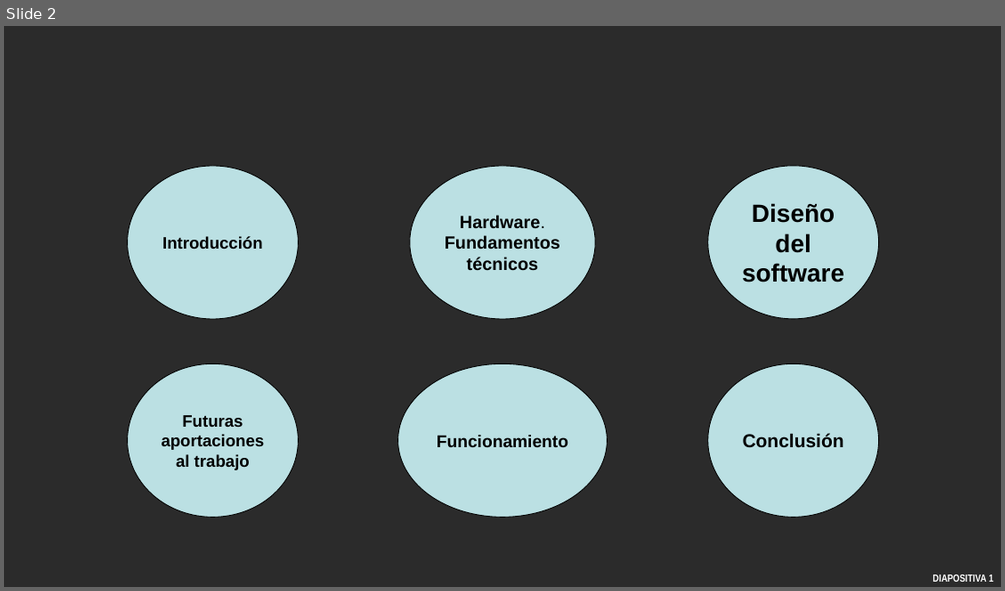
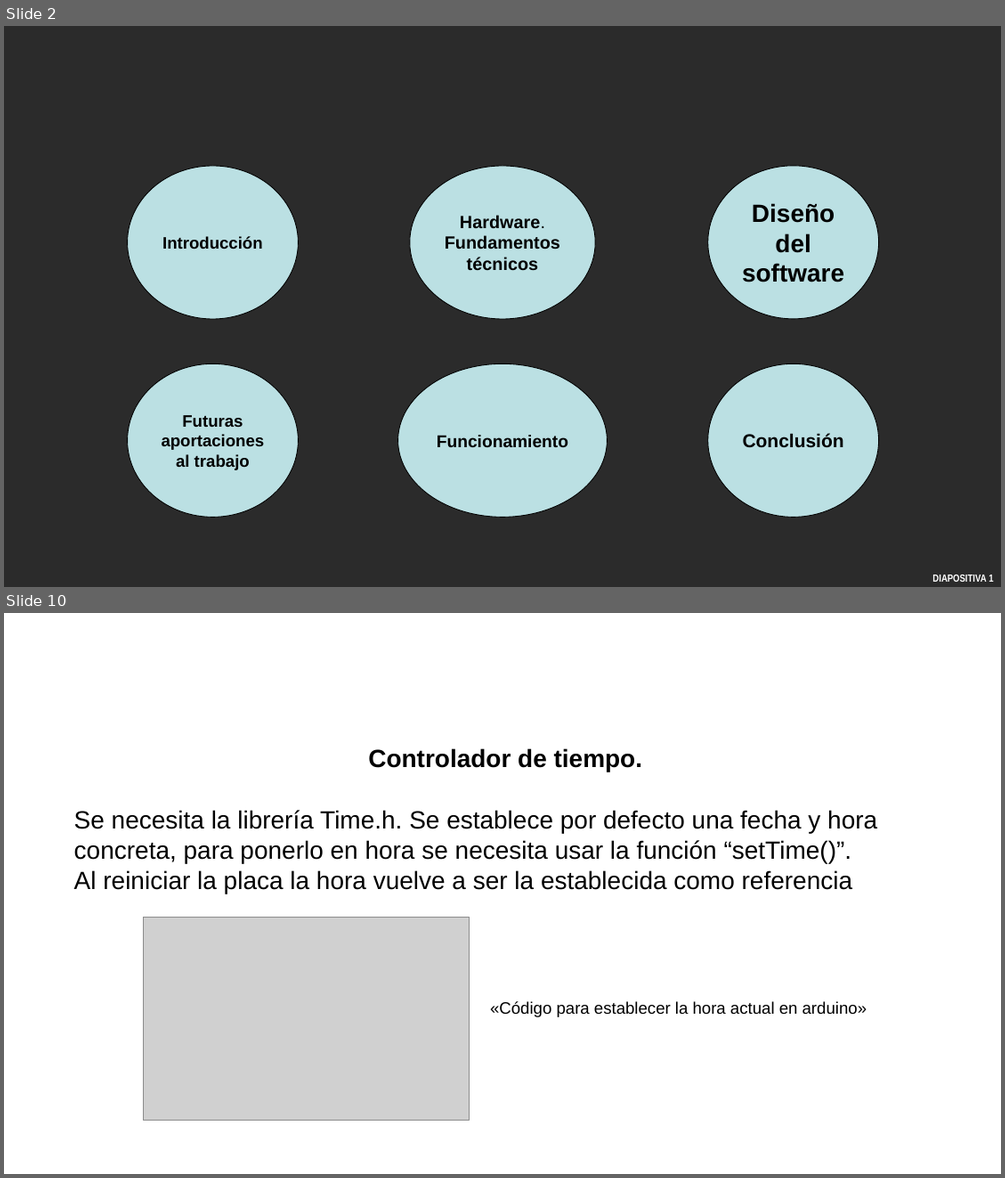
Before and after one commit to aigora/twA109-jaime-pablo-sara, a slide deck: trabajoinformatica_sinterminar.pptx. Shown one above the other, each under a label of ours: slide 2 before the commit, slides 2 and 10 after it; the slides between them are not shown. The pictures are 1005x591 and 1005x1178 pixels, drawn with LibreOffice and Linux fonts; fonts in the diff are those of the drawing; grey boxes stand for pictures; background and template pictures are left out; a plain dark background stands for a picture behind light text. Boxes give left, top, right and bottom in pixels: in the first picture for what was removed or moved away, otherwise in the second. Text is boxed around its words. In the diff, an @@ line names an element or a change of style, - is before the commit and + after.

```diff
--- a/trabajoinformatica_sinterminar.pptx
+++ b/trabajoinformatica_sinterminar.pptx
@@ slide 10 added at bbox=[4, 613, 1001, 1174], background picture (left out) @@
@@ text added at bbox=[368, 748, 643, 772], 24 pt, text #000000, bold @@
+  Controlador de tiempo.
@@ text added at bbox=[74, 810, 877, 893], 24 pt, text #000000 @@
+Se necesita la librería Time.h. Se establece por defecto una fecha y hora concreta, para ponerlo en hora se necesita usar la función “setTime()”.
+Al reiniciar la placa la hora vuelve a ser la establecida como referencia
@@ picture added at bbox=[143, 916, 469, 1119] @@
@@ text added at bbox=[490, 1001, 866, 1017], 16 pt, text #000000 @@
+«Código para establecer la hora actual en arduino»
@@ page number added at bbox=[793, 1155, 1001, 1174], 10 pt, text #FFFFFF, bold @@
+DIAPOSITIVA 9
```
Also in this commit, not shown: 14 other slides added, 2 slides removed.
